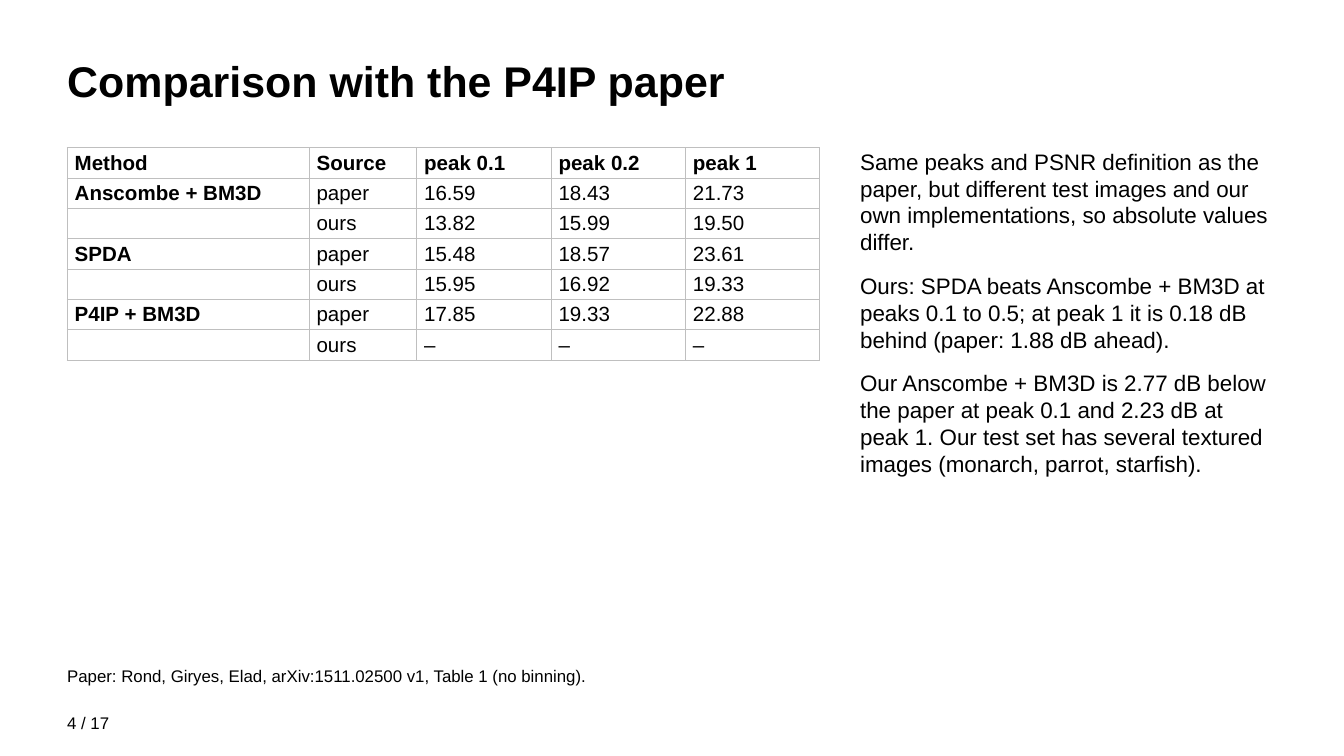
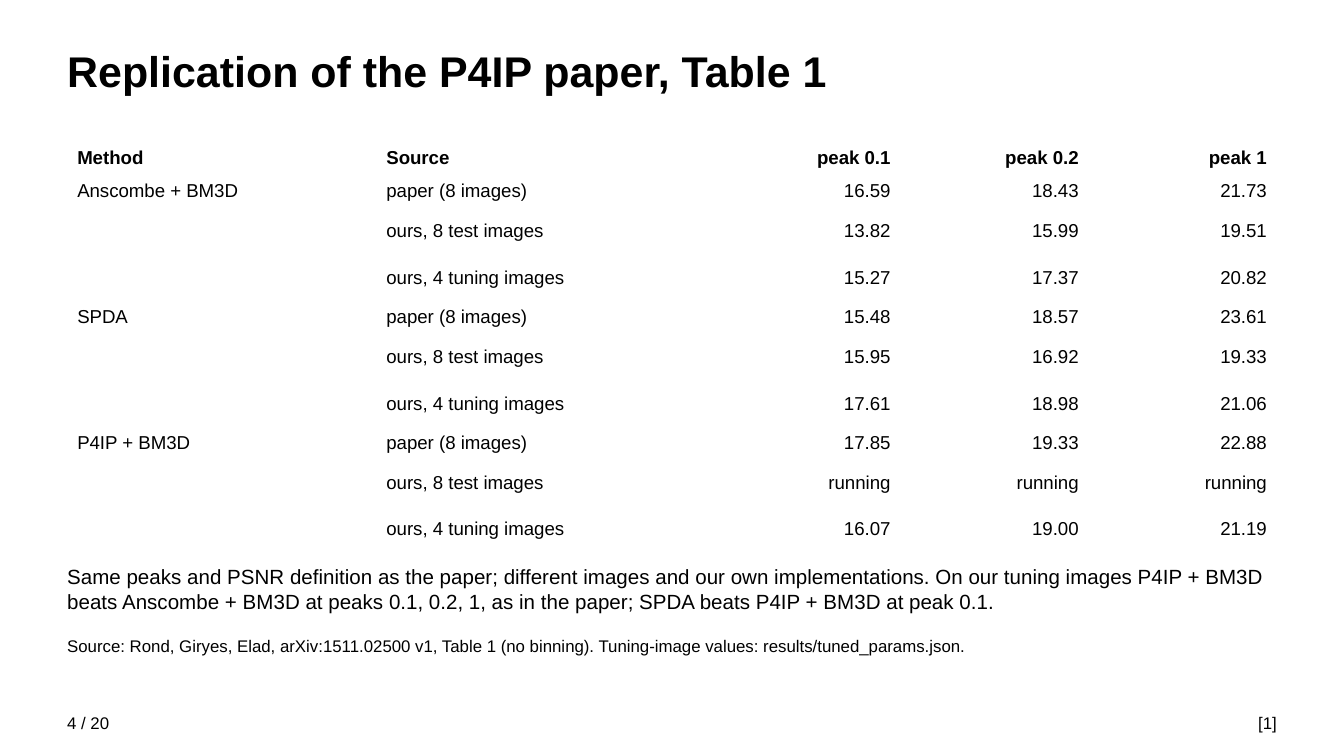
Before and after one commit to tarantulass/EE779-Poisson-Denoising, a slide deck: slide 4 of output/EE779_results.pptx. Drawn at 1344x756 pixels with LibreOffice and Linux fonts; fonts in the diff are those of the drawing. Boxes give left, top, right and bottom in pixels: in the first picture for what was removed or moved away, otherwise in the second. Text is boxed around its words. In the diff, an @@ line names an element or a change of style, - is before the commit and + after.

```diff
--- a/output/EE779_results.pptx
+++ b/output/EE779_results.pptx
@@ text at (x1=67, y1=56, x2=827, y2=95): text changed @@
-Comparison with the P4IP paper
+Replication of the P4IP paper, Table 1
@@ text "Replication of the P4IP paper, ..." at (x1=67, y1=56, x2=827, y2=95): vertical alignment middle to top @@
@@ table at (x1=67, y1=141, x2=1277, y2=543) @@
-row 2: Anscombe + BM3D | paper | 16.59 | 18.43 | 21.73
-row 3:  | ours | 13.82 | 15.99 | 19.50
-row 4: SPDA | paper | 15.48 | 18.57 | 23.61
-row 5:  | ours | 15.95 | 16.92 | 19.33
-row 6: P4IP + BM3D | paper | 17.85 | 19.33 | 22.88
-row 7:  | ours | – | – | –
+row 2: Anscombe + BM3D | paper (8 images) | 16.59 | 18.43 | 21.73
+row 3:  | ours, 8 test images | 13.82 | 15.99 | 19.51
+row 4:  | ours, 4 tuning images | 15.27 | 17.37 | 20.82
+row 5: SPDA | paper (8 images) | 15.48 | 18.57 | 23.61
+row 6:  | ours, 8 test images | 15.95 | 16.92 | 19.33
+row 7:  | ours, 4 tuning images | 17.61 | 18.98 | 21.06
+row 8: P4IP + BM3D | paper (8 images) | 17.85 | 19.33 | 22.88
+row 9:  | ours, 8 test images | running | running | running
+row 10:  | ours, 4 tuning images | 16.07 | 19.00 | 21.19
@@ table resized from (x1=67, y1=148, x2=820, y2=357) to (x1=67, y1=141, x2=1277, y2=543) @@
@@ text at (x1=67, y1=569, x2=1262, y2=614): text changed; size 12 to 11 pt @@
-Same peaks and PSNR definition as the paper, but different test images and our own implementations, so absolute values differ.
-Ours: SPDA beats Anscombe + BM3D at peaks 0.1 to 0.5; at peak 1 it is 0.18 dB behind (paper: 1.88 dB ahead).
-Our Anscombe + BM3D is 2.77 dB below the paper at peak 0.1 and 2.23 dB at peak 1. Our test set has several textured images (monarch, parrot, starfish).
+Same peaks and PSNR definition as the paper; different images and our own implementations. On our tuning images P4IP + BM3D beats Anscombe + BM3D at peaks 0.1, 0.2, 1, as in the paper; SPDA beats P4IP + BM3D at peak 0.1.
@@ text at (x1=67, y1=639, x2=965, y2=656): text changed @@
-Paper: Rond, Giryes, Elad, arXiv:1511.02500 v1, Table 1 (no binning).
+Source: Rond, Giryes, Elad, arXiv:1511.02500 v1, Table 1 (no binning). Tuning-image values: results/tuned_params.json.
@@ text at (x1=67, y1=717, x2=109, y2=729): text changed @@
-4 / 17
+4 / 20
@@ text added at (x1=1258, y1=716, x2=1277, y2=733), 9 pt, text #000000 @@
+[1]
```
Also in this commit, not shown: 14 other slides changed, 5 slides added, 2 slides removed, 2 other files.
